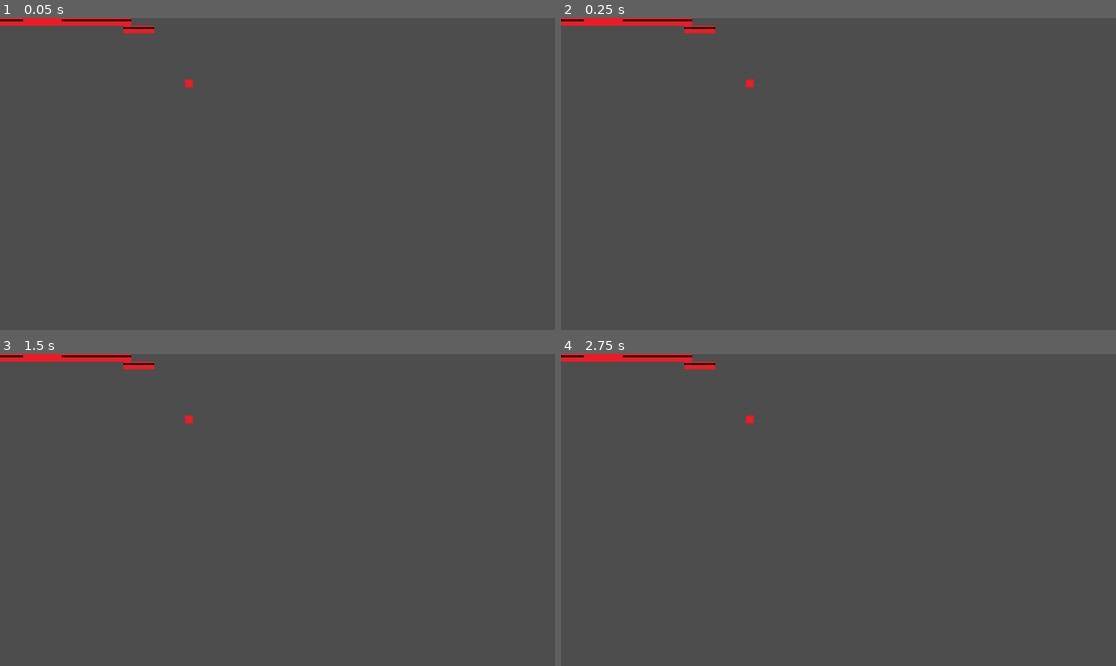
Above: before the commit, frames 1-4 (two rows, left to right).
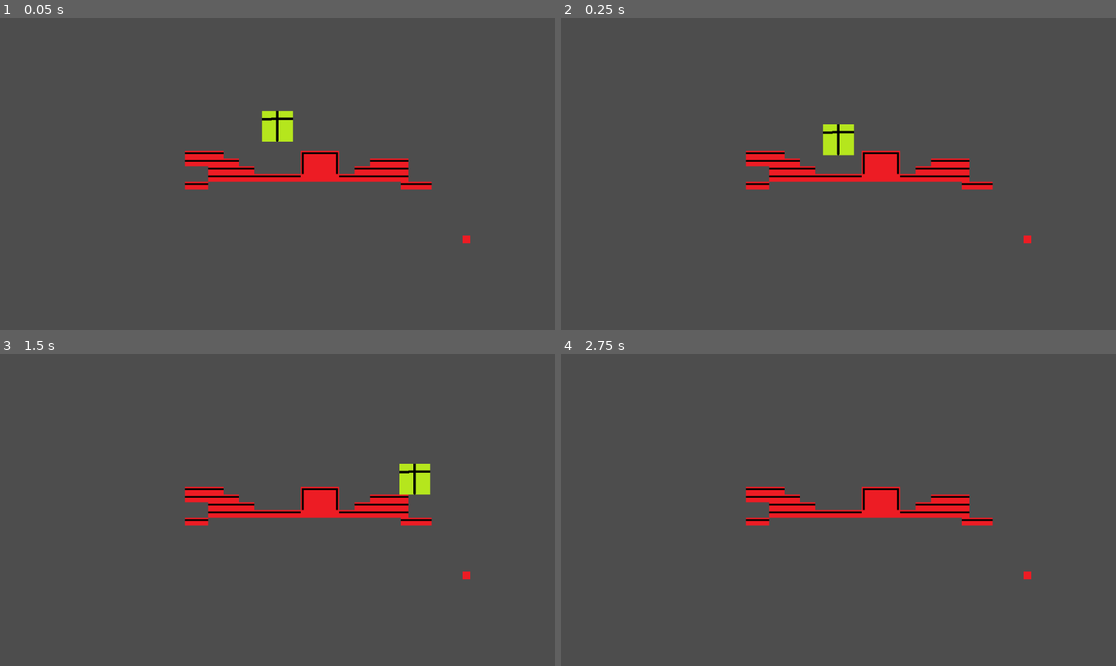
Above: after the commit, the same moments.

Repository: duolok/truth-seeker
Game: Godot game, scene res://scenes/level0.tscn
Same seed, same stepped clock (60 frames per second), same inputs: the game is played once before the commit and once after it. Before the commit the project has no main scene; this scene is started directly in both runs.
Inputs:
- Up to frame 1 (0.05 s): no input
- Up to frame 2 (0.25 s): no input
- Up to frame 3 (1.5 s): tap Enter (ui_accept) at 0.5, 0.77 s; hold Right (ui_right) from 0.53 s (still down)
- Up to frame 4 (2.75 s): tap Enter (ui_accept) at 1.52 s; release Right (ui_right) at 2.03 s; hold Left (ui_left) from 2.03 s (still down)

The runs differ from the first frame. In frame 1, 4.1% of the frame differs, in the area x 0-85%, y 0-73%; in frame 2, 4.1%; in frame 3, 4.1%; in frame 4, 3.6%.

Commit message:
player movement on 2d platform

Diff:
--- a/project.godot
+++ b/project.godot
@@ -11,5 +11,10 @@
 [application]
 
 config/name="TruthSeeker"
+run/main_scene="res://scenes/level0.tscn"
 config/features=PackedStringArray("4.3", "Forward Plus")
 config/icon="res://icon.svg"
+
+[dotnet]
+
+project/assembly_name="TruthSeeker"
--- a/scenes/level0.tscn
+++ b/scenes/level0.tscn
@@ -9,35 +9,49 @@
 [sub_resource type="TileSetAtlasSource" id="TileSetAtlasSource_03sdx"]
 texture = ExtResource("3_l5xca")
 0:0/0 = 0
+0:0/0/physics_layer_0/polygon_0/points = PackedVector2Array(-8, -8, 8, -8, 8, 8, -8, 8)
 1:0/0 = 0
+1:0/0/physics_layer_0/polygon_0/points = PackedVector2Array(-8, -8, 8, -8, 8, 8, -8, 8)
 2:0/0 = 0
+2:0/0/physics_layer_0/polygon_0/points = PackedVector2Array(-8, -8, 8, -8, 8, 8, -8, 8)
 3:0/0 = 0
+3:0/0/physics_layer_0/polygon_0/points = PackedVector2Array(-8, -8, 8, -8, 8, 8, -8, 8)
 0:1/0 = 0
+0:1/0/physics_layer_0/polygon_0/points = PackedVector2Array(-8, -8, 8, -8, 8, 8, -8, 8)
 1:1/0 = 0
 2:1/0 = 0
 3:1/0 = 0
+3:1/0/physics_layer_0/polygon_0/points = PackedVector2Array(-8, -8, 8, -8, 8, 8, -8, 8)
 0:2/0 = 0
+0:2/0/physics_layer_0/polygon_0/points = PackedVector2Array(-8, -8, 8, -8, 8, 8, -8, 8)
 1:2/0 = 0
 2:2/0 = 0
 3:2/0 = 0
+3:2/0/physics_layer_0/polygon_0/points = PackedVector2Array(-8, -8, 8, -8, 8, 8, -8, 8)
 0:3/0 = 0
+0:3/0/physics_layer_0/polygon_0/points = PackedVector2Array(-8, -8, 8, -8, 8, 8, -8, 8)
 1:3/0 = 0
+1:3/0/physics_layer_0/polygon_0/points = PackedVector2Array(-8, -8, 8, -8, 8, 8, -8, 8)
 2:3/0 = 0
+2:3/0/physics_layer_0/polygon_0/points = PackedVector2Array(-8, -8, 8, -8, 8, 8, -8, 8)
 3:3/0 = 0
+3:3/0/physics_layer_0/polygon_0/points = PackedVector2Array(-8, -8, 8, -8, 8, 8, -8, 8)
 
 [sub_resource type="TileSet" id="TileSet_5vyj1"]
+physics_layer_0/collision_layer = 1
 sources/1 = SubResource("TileSetAtlasSource_03sdx")
 
 [node name="Node2D" type="Node2D"]
 
 [node name="CharacterBody2D" type="CharacterBody2D" parent="."]
+position = Vector2(0, -100)
 script = ExtResource("1_yubbt")
 
 [node name="Sprite2D" type="Sprite2D" parent="CharacterBody2D"]
-position = Vector2(0, -110)
 texture = ExtResource("2_hrrg2")
 
 [node name="CollisionShape2D" type="CollisionShape2D" parent="CharacterBody2D"]
+scale = Vector2(3.32, 3.32)
 shape = SubResource("CircleShape2D_18cu2")
 
 [node name="TileMap" type="TileMap" parent="."]
@@ -45,3 +59,5 @@
 rendering_quadrant_size = 64
 format = 2
 layer_0/tile_data = PackedInt32Array(65532, 65537, 0, 65533, 65537, 0, 65534, 131073, 0, 65535, 131073, 0, 0, 131073, 0 …(1240 unchanged characters)…
+
+[node name="Camera2D" type="Camera2D" parent="."]
Not shown, added: scenes/Cica/Idle_1.png.import
Not shown, added: scenes/Cica/Idle_2.png.import
